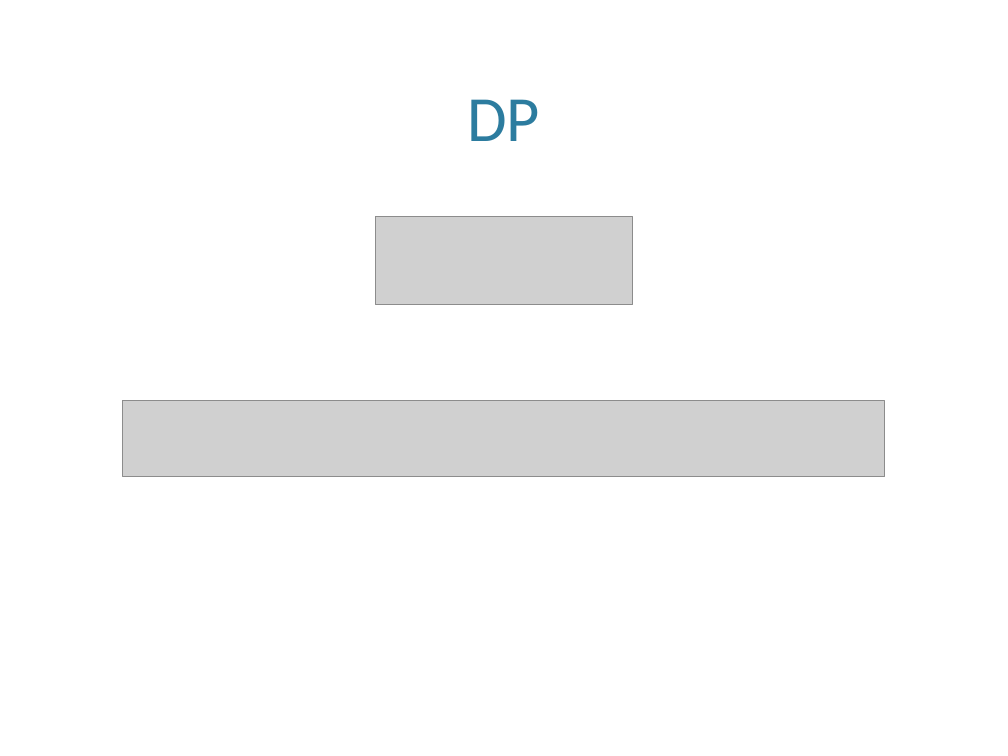
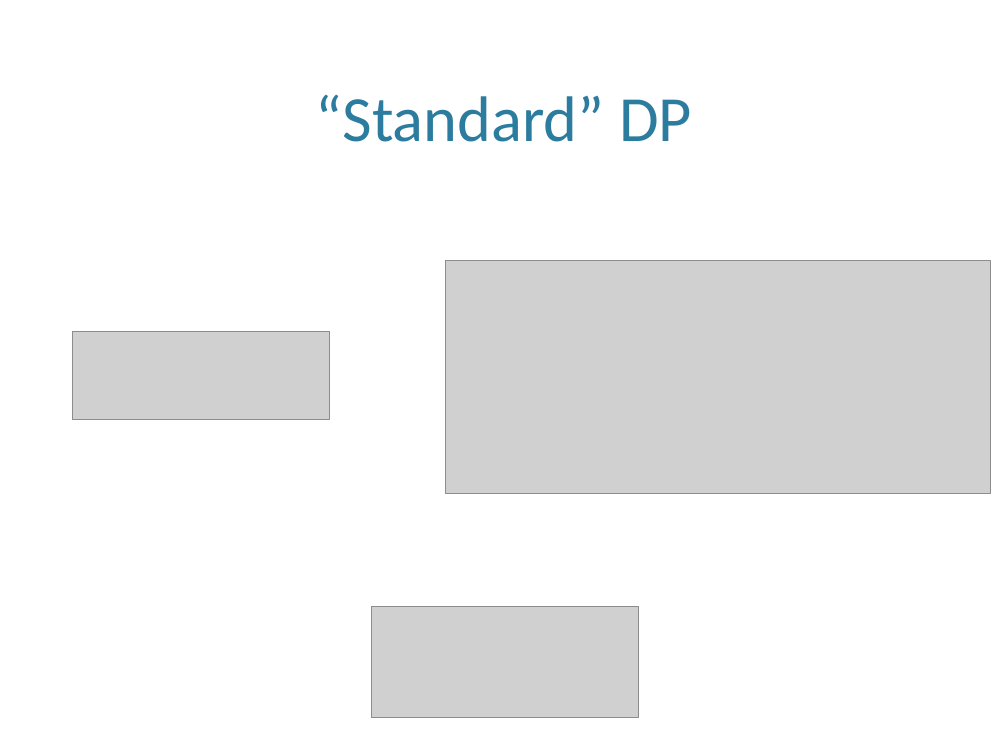
Before and after one commit to azampagl/compbio-protein-structure, a slide deck: slide 9 of docs/eigas/eigas.pptx (slide 6 before the commit). Drawn at 1008x756 pixels with LibreOffice and Linux fonts; fonts in the diff are those of the drawing; grey boxes stand for pictures; background and template pictures are left out. Boxes give left, top, right and bottom in pixels: in the first picture for what was removed or moved away, otherwise in the second. Text is boxed around its words. In the diff, an @@ line names an element or a change of style, - is before the commit and + after.

```diff
--- a/docs/eigas/eigas.pptx
+++ b/docs/eigas/eigas.pptx
@@ title at [316,94,692,142]: text changed @@
-DP
+“Standard” DP
@@ picture removed at [375,217,632,305] @@
@@ picture: place and size @@
-picture at [123,401,885,477]
+picture at [446,260,990,494]
@@ picture added at [73,332,330,420] @@
@@ picture added at [372,606,639,717] @@
```
Also in this commit, not shown: 2 other slides changed, 5 slides added, 4 other files.
